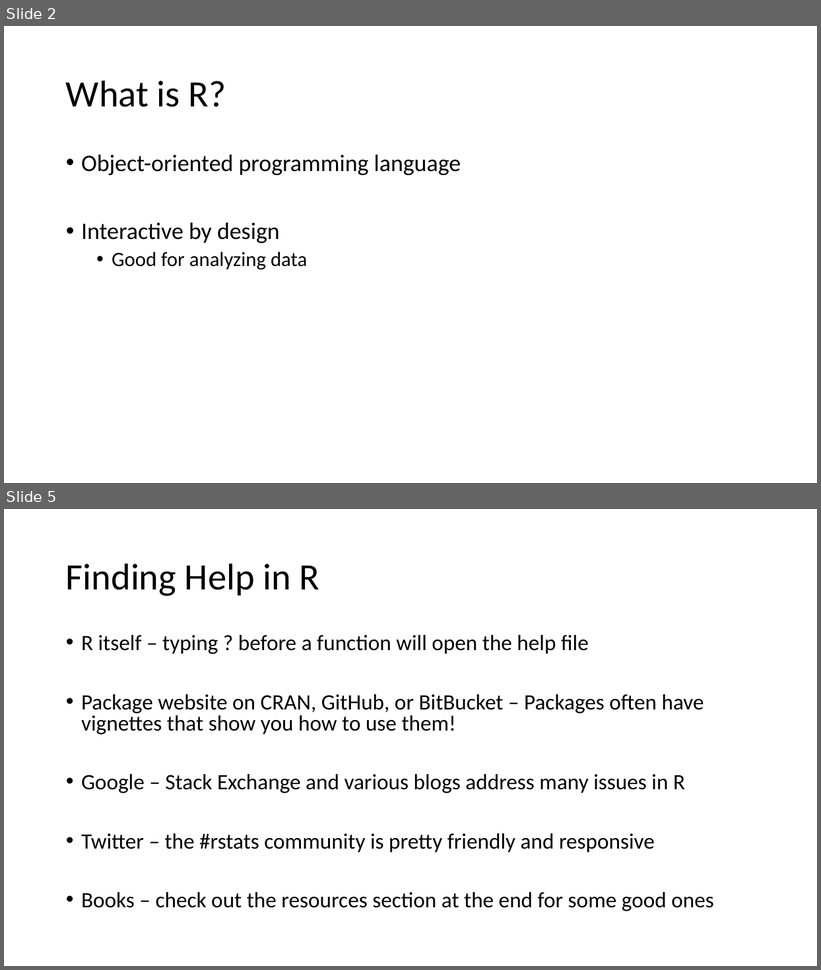
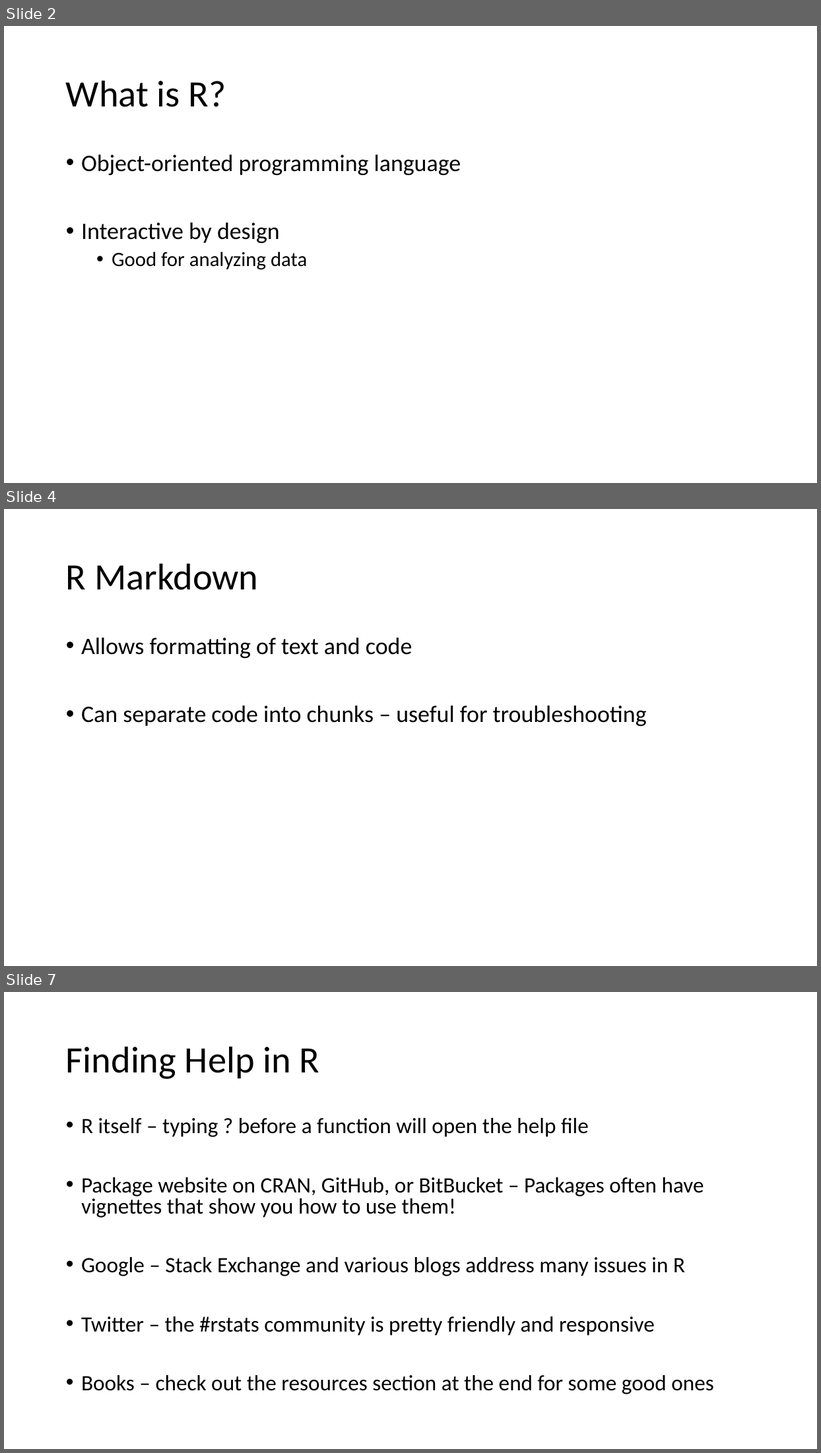
Before and after one commit to jstinzi/R-UNM-Biology-Workshop, a slide deck: Beginner Workshop/Introductory Concepts in R.pptx. Shown one above the other, each under a label of ours: slides 2 and 5 before the commit, slides 2, 4 and 7 after it; the slides between them are not shown. The pictures are 821x970 and 821x1453 pixels, drawn with LibreOffice and Linux fonts; fonts in the diff are those of the drawing. Boxes give left, top, right and bottom in pixels: in the first picture for what was removed or moved away, otherwise in the second. Text is boxed around its words. In the diff, an @@ line names an element or a change of style, - is before the commit and + after.

```diff
--- a/Beginner Workshop/Introductory Concepts in R.pptx
+++ b/Beginner Workshop/Introductory Concepts in R.pptx
@@ slide 4 added at [4, 509, 817, 966], background #FFFFFF @@
@@ title added at [66, 563, 258, 590], 44 pt, text #000000 @@
+R Markdown
@@ text added at [81, 638, 647, 726], 28 pt, text #000000 @@
+• Allows formatting of text and code
+• Can separate code into chunks – useful for troubleshooting
@@ what was slide 5 is now slide 7 @@
```
Also in this commit, not shown: 1 slide changed, 3 other slides added, 2 slides removed, 6 other files.
